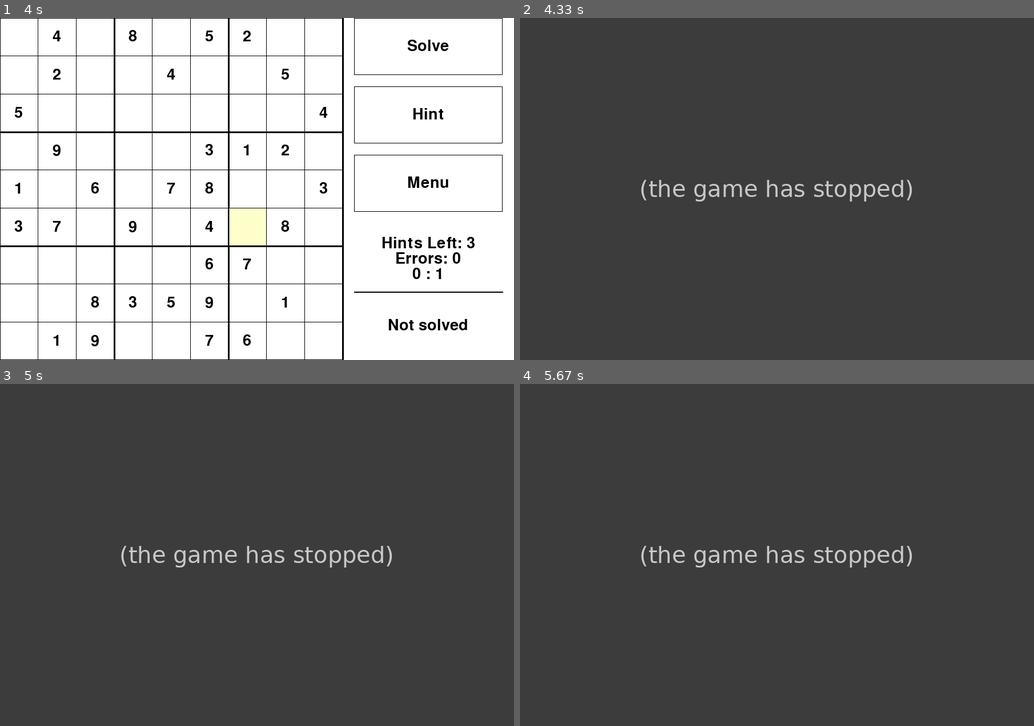
Above: before the commit, frames 1-4 (two rows, left to right).
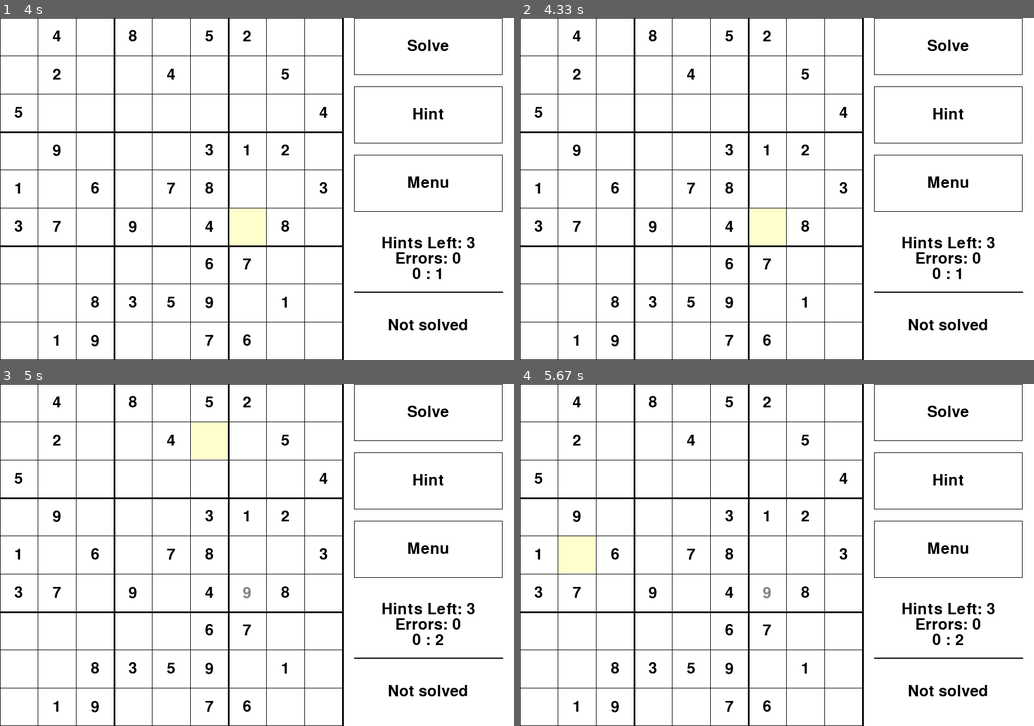
Above: after the commit, the same moments.

Repository: TedGraveson/Suduko
Game: pygame game, started from src/SudukoGUI.py
The game is run twice, just before and just after one commit, with the same random seed, the same clock (stepped at 60 frames per second) and the same inputs.
Inputs (mouse positions are in pixels of both pictures, inside the frame that each line leads up to):
- Up to frame 1 (4 s): press the mouse at (262, 209) at 0.37 s; move the mouse to (195, 202) at 0.47 s; release the mouse at (133, 192) at 0.6 s; press the mouse at (426, 45) at 0.7 s; move the mouse to (257, 59) at 0.8 s; release the mouse at (87, 69) at 0.93 s; press the mouse at (426, 182) at 1.03 s; move the mouse to (426, 130) at 1.13 s; release the mouse at (426, 79) at 1.27 s; press the mouse at (426, 182) at 1.37 s; move the mouse to (267, 158) at 1.47 s; release the mouse at (102, 134) at 1.6 s; press the mouse at (375, 161) at 1.7 s; move the mouse to (406, 209) at 1.8 s; release the mouse at (436, 257) at 1.93 s; press the mouse at (257, 161) at 2.03 s; move the mouse to (282, 124) at 2.13 s; release the mouse at (313, 89) at 2.27 s; press the mouse at (257, 161) at 2.37 s; move the mouse to (236, 219) at 2.47 s; release the mouse at (215, 281) at 2.6 s; press the mouse at (375, 161) at 2.7 s; move the mouse to (308, 233) at 2.8 s; release the mouse at (236, 308) at 2.93 s; press the mouse at (257, 161) at 3.03 s; move the mouse to (251, 120) at 3.13 s; release the mouse at (251, 79) at 3.27 s; press the mouse at (257, 233) at 3.37 s; move the mouse to (262, 267) at 3.47 s; release the mouse at (262, 298) at 3.6 s; press the mouse at (257, 233) at 3.7 s; move the mouse to (303, 154) at 3.8 s; release the mouse at (354, 76) at 3.93 s
- Up to frame 2 (4.33 s): hold Enter from 4 s (still down)
- Up to frame 3 (5 s): release Enter at 4.47 s; tap 9 at 4.5 s; click (205, 435) at 4.88 s
- Up to frame 4 (5.67 s): click (766, 445) at 5.22 s; click (591, 555) at 5.55 s

Frame 1 is identical in both runs. In frame 2, 100% of the frame differs, in the area x 0-100%, y 0-100%; in frame 3, 100%; in frame 4, 100%.
Error before the commit: TypeError: SudukoGUI.try_square() takes 1 positional argument but 2 were given (SudukoGUI.py...; the game stopped at 4 s (later frames are placeholders)

Commit message:
Fixed wrong method param

Diff:
--- a/src/SudukoGUI.py
+++ b/src/SudukoGUI.py
@@ -273,7 +273,8 @@
                     elif event.type == pygame.KEYDOWN and self.selected!= None:
                         #Try sketch against board solution
                         if event.key == pygame.K_RETURN:
-                            self.try_square(self.sketches.get(self.selected))
+                            print(self.sketches.get(self.selected))
+                            self.try_square()
                         #Delete sketch
                         elif event.key == pygame.K_DELETE:
                             self.clear_sketch()
